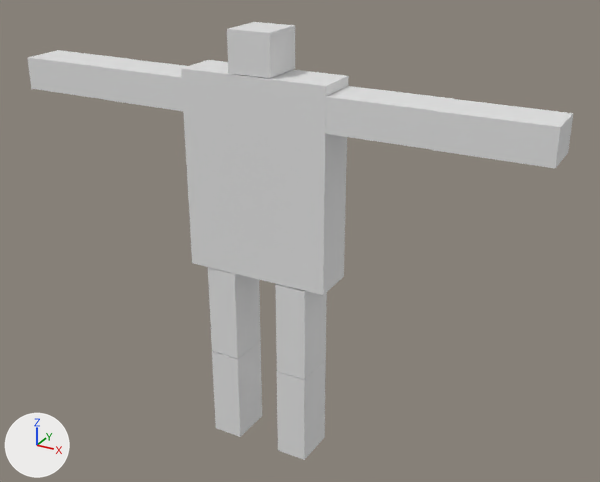
Renders of the Blender file humangl.blend from each side of a commit.
The view is the same before and after, from a 50 mm camera at (5.24, -8.61, 7.51) aimed at (0.36, 0.27, 3.07). Every picture has the same lights, and +X, +Y and +Z are marked at lower left.

Script lines for the objects in view, before the commit:
```python
ob_cube = bpy.data.objects.new('Cube', me_cube)
ob_cube.location = (0.0, 0.0, 0.0)
ob_cube_002 = bpy.data.objects.new('Cube.002', me_cube_004)
ob_cube_002.location = (0.0, 0.0, 0.0)
ob_cube_003 = bpy.data.objects.new('Cube.003', me_cube_005)
ob_cube_003.location = (0.0, 0.0, 0.0)
ob_cube_004 = bpy.data.objects.new('Cube.004', me_cube_006)
ob_cube_004.location = (0.0, 0.0, 0.0)
ob_cube_005 = bpy.data.objects.new('Cube.005', me_cube_007)
ob_cube_005.location = (0.0, 0.0, 0.0)
ob_cube_006 = bpy.data.objects.new('Cube.006', me_cube_008)
ob_cube_006.location = (0.0, 0.0, 0.0)
ob_cube_007 = bpy.data.objects.new('Cube.007', me_cube_009)
ob_cube_007.location = (0.0, 0.0, 0.0)
ob_cube_008 = bpy.data.objects.new('Cube.008', me_cube_010)
ob_cube_008.location = (0.0, 0.0, 0.0)
ob_cube_009 = bpy.data.objects.new('Cube.009', me_cube_011)
ob_cube_009.location = (0.0, 0.0, 0.0)
# also in view: 'Cube.001' at (1.66, 0.01, 4.99)
```
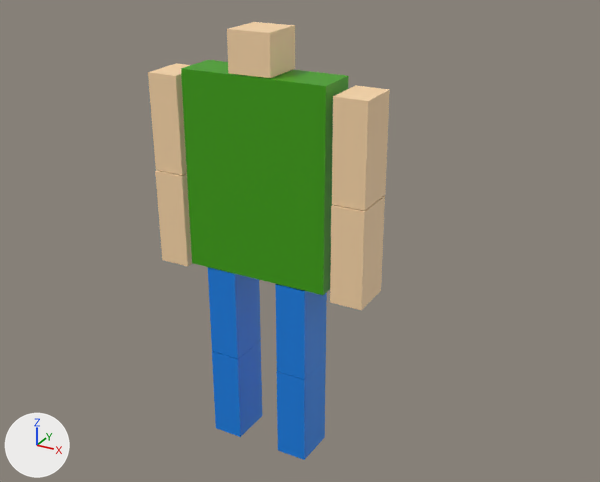
The change, as a list of edits to the scene's bpy script:
```text
Change me_cube:
    where me_cube.from_pydata(...)  # 8 vertices, 6 faces; spans x -1.0..1.0, y -0.31..0.31, z 2.67..5.33
    remove me_cube.materials.append(mat_material)  # white #e7e7e7
    add me_cube.materials.append(mat_material_006)  # green #3ea200
Change me_cube_003:
    where me_cube_003.from_pydata(...)  # 8 vertices, 6 faces; spans x 1.005..2.321, y -0.298..0.323, z 4.774..5.209
    remove me_cube_003.materials.append(mat_material)  # white #e7e7e7
    me_cube_003 part 3: the whole mesh is turned 90.2 degrees about the y axis through its middle, then moved by (-0.348, 0.0, -0.422)
    add me_cube_003.materials.append(mat_material_007)  # beige #ffdbac
Change me_cube_004:
    where me_cube_004.from_pydata(...)  # 8 vertices, 6 faces; spans x 2.316..3.632, y -0.298..0.323, z 4.774..5.209
    remove me_cube_004.materials.append(mat_material)  # white #e7e7e7
    me_cube_004 part 4: the whole mesh is turned 90.2 degrees about the y axis through its middle, then moved by (-1.659, 0.0, -1.746)
    add me_cube_004.materials.append(mat_material_007)  # beige #ffdbac
Change me_cube_005:
    where me_cube_005.from_pydata(...)  # 8 vertices, 6 faces; spans x -3.625..-2.309, y -0.298..0.323, z 4.774..5.209
    remove me_cube_005.materials.append(mat_material)  # white #e7e7e7
    me_cube_005 part 2: the whole mesh is turned 90.2 degrees about the y axis through its middle, then moved by (1.654, 0.0, -1.746)
    add me_cube_005.materials.append(mat_material_007)  # beige #ffdbac
Change me_cube_006:
    where me_cube_006.from_pydata(...)  # 8 vertices, 6 faces; spans x -2.314..-0.998, y -0.298..0.323, z 4.774..5.209
    remove me_cube_006.materials.append(mat_material)  # white #e7e7e7
    me_cube_006 part 1: the whole mesh is turned 90.2 degrees about the y axis through its middle, then moved by (0.343, 0.0, -0.422)
    add me_cube_006.materials.append(mat_material_007)  # beige #ffdbac
Change me_cube_007:
    where me_cube_007.from_pydata(...)  # 8 vertices, 6 faces; spans x -0.752..-0.305, y -0.302..0.307, z 1.347..2.666
    remove me_cube_007.materials.append(mat_material)  # white #e7e7e7
    add me_cube_007.materials.append(mat_material_004)  # blue #0d81e7
Change me_cube_008:
    where me_cube_008.from_pydata(...)  # 8 vertices, 6 faces; spans x -0.752..-0.305, y -0.302..0.307, z 0.025..1.345
    remove me_cube_008.materials.append(mat_material)  # white #e7e7e7
    add me_cube_008.materials.append(mat_material_005)  # blue #0d81e7
Change me_cube_009:
    where me_cube_009.from_pydata(...)  # 8 vertices, 6 faces; spans x 0.307..0.754, y -0.302..0.307, z 1.339..2.658
    remove me_cube_009.materials.append(mat_material)  # white #e7e7e7
    add me_cube_009.materials.append(mat_material_003)  # blue #0d81e7
Change me_cube_010:
    where me_cube_010.from_pydata(...)  # 8 vertices, 6 faces; spans x 0.307..0.754, y -0.302..0.307, z 0.018..1.337
    remove me_cube_010.materials.append(mat_material)  # white #e7e7e7
    add me_cube_010.materials.append(mat_material_002)  # blue #0d81e7
Change me_cube_011:
    where me_cube_011.from_pydata(...)  # 8 vertices, 6 faces; spans x -0.307..0.268, y -0.298..0.323, z 5.337..5.859
    remove me_cube_011.materials.append(mat_material)  # white #e7e7e7
    add me_cube_011.materials.append(mat_material_007)  # beige #ffdbac
```

Changed parts and their boxes (x1, y1, x2, y2) in the pictures (600 x 482 px):
'Cube', recoloured (white to green): (181, 60, 349, 295) in both
'Cube.002', recoloured, mesh turned: before (433, 99, 573, 168); after (330, 196, 385, 310)
'Cube.001', recoloured, mesh turned (white to beige): before (325, 86, 453, 150); after (332, 85, 390, 211)
'Cube.003', recoloured, mesh turned: before (27, 50, 129, 99); after (155, 170, 192, 266)
'Cube.004', recoloured, mesh turned (white to beige): before (101, 59, 187, 111); after (148, 63, 190, 175)
'Cube.007', recoloured (white to blue): (275, 284, 327, 380) in both
'Cube.005', recoloured (white to blue): (208, 267, 261, 359) in both
'Cube.008', recoloured (white to blue): (277, 360, 326, 460) in both
'Cube.006', recoloured (white to blue): (212, 341, 262, 437) in both
'Cube.009', recoloured (white to beige): (227, 22, 295, 78) in both
